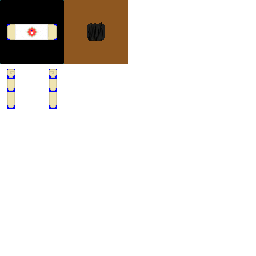
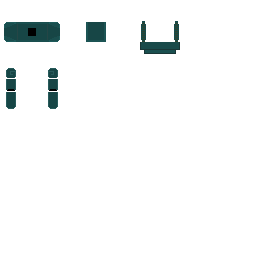
Layered file, before and after one edit (256px x 256px). Changes by layer:
added group "armor 1" with 5 layers above "body" over [4,21,180,109]
added layer "helm.png" in group "armor 1" over [86,22,106,42]
added layer "chest.png" in group "armor 1" over [4,22,60,42]
added layer "rightArmArmor.png" in group "armor 1" over [48,68,58,109]
added layer "leftArmArmor.png" in group "armor 1" over [6,68,16,109]
added layer "back.png" in group "armor 1" over [140,21,180,54]
hid group "body" (6 layers) over [0,0,105,108]
hid "sheet" over [0,0,128,109]
